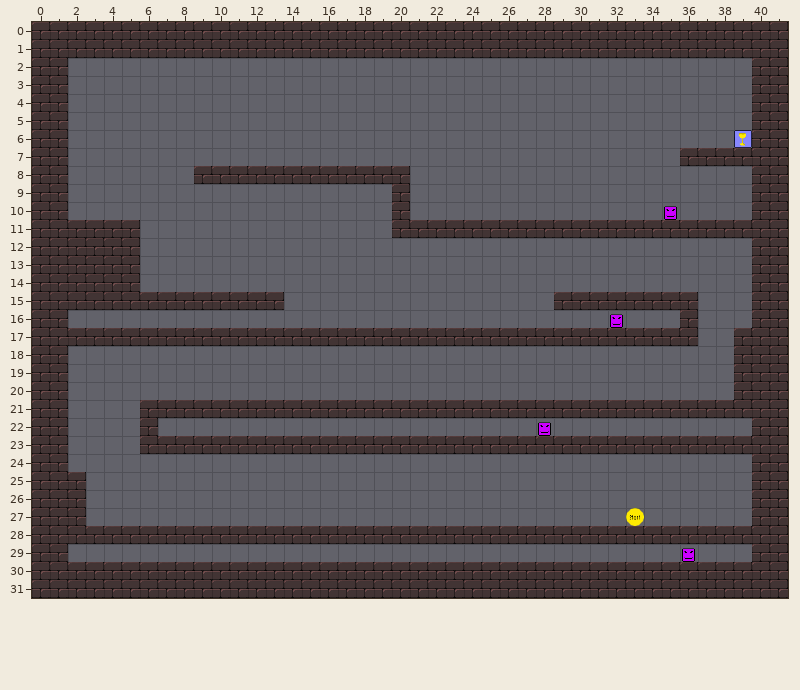
Tiled map -- levelconverter/maps/l3.tmx. Above, as it was before the edit.
Cells are 20x20 px. Shown: x 0..41, y 0..31.
The same view after the edit:
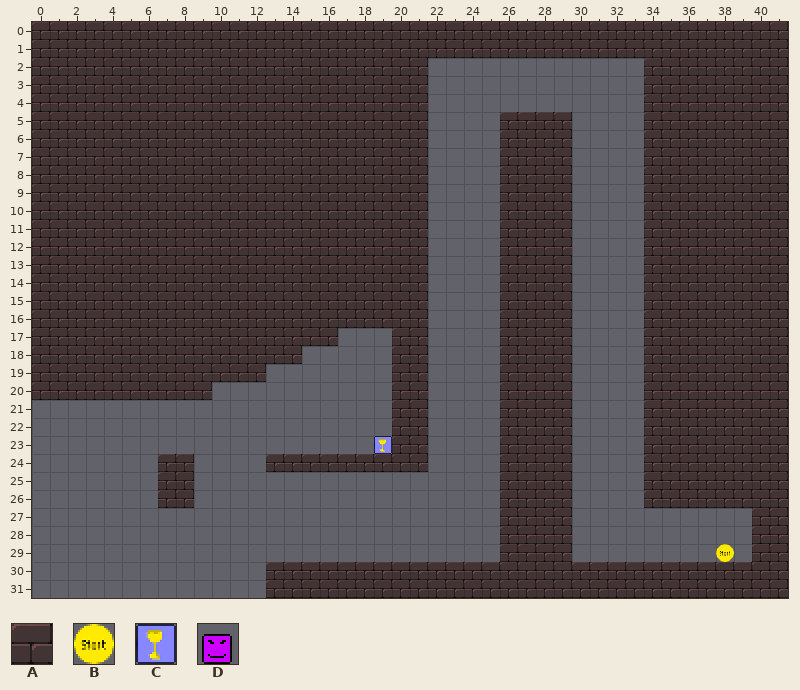
Key: from "tiles1_neu_kleiner": A 7, B 46, C 47, D 49.
_ is an empty cell.
Change:
Layer "bg":
y 2..4: x 2..21 ____________________ -> AAAAAAAAAAAAAAAAAAAA; x 34..39 ______ -> AAAAAA
y 5: x 2..21 ____________________ -> AAAAAAAAAAAAAAAAAAAA; x 26..29 ____ -> AAAA; x 34..39 ______ -> AAAAAA
y 6: x 2..21 ____________________ -> AAAAAAAAAAAAAAAAAAAA; x 26..29 ____ -> AAAA; x 34..39 _____C -> AAAAAA
y 7: x 2..21 ____________________ -> AAAAAAAAAAAAAAAAAAAA; x 26..29 ____ -> AAAA; x 34..35 __ -> AA
y 8: x 2..8 _______ -> AAAAAAA; x 21 _ -> A; x 26..29 ____ -> AAAA; x 34..39 ______ -> AAAAAA
y 9: x 2..19 __________________ -> AAAAAAAAAAAAAAAAAA; x 21 _ -> A; x 26..29 ____ -> AAAA; x 34..39 ______ -> AAAAAA
y 10: x 2..19 __________________ -> AAAAAAAAAAAAAAAAAA; x 21 _ -> A; x 26..29 ____ -> AAAA; x 34..39 _D____ -> AAAAAA
y 11: x 6..19 ______________ -> AAAAAAAAAAAAAA; x 22..25 AAAA -> ____; x 30..33 AAAA -> ____
y 12..14: x 6..21 ________________ -> AAAAAAAAAAAAAAAA; x 26..29 ____ -> AAAA; x 34..39 ______ -> AAAAAA
y 15: x 14..21 ________ -> AAAAAAAA; x 26..28 ___ -> AAA; x 30..33 AAAA -> ____; x 37..39 ___ -> AAA
y 16: x 2..21 ____________________ -> AAAAAAAAAAAAAAAAAAAA; x 26..29 ____ -> AAAA; x 32 D -> _; x 34..35 __ -> AA; x 37..39 ___ -> AAA
y 17: x 17..19 AAA -> ___; x 22..25 AAAA -> ____; x 30..33 AAAA -> ____; x 37..38 __ -> AA
y 18: x 2..14 _____________ -> AAAAAAAAAAAAA; x 20..21 __ -> AA; x 26..29 ____ -> AAAA; x 34..38 _____ -> AAAAA
y 19: x 2..12 ___________ -> AAAAAAAAAAA; x 20..21 __ -> AA; x 26..29 ____ -> AAAA; x 34..38 _____ -> AAAAA
y 20: x 2..9 ________ -> AAAAAAAA; x 20..21 __ -> AA; x 26..29 ____ -> AAAA; x 34..38 _____ -> AAAAA
y 21: x 0..1 AA -> __; x 6..19 AAAAAAAAAAAAAA -> ______________; x 22..25 AAAA -> ____; x 30..33 AAAA -> ____
y 22: x 0..1 AA -> __; x 6 A -> _; x 20..21 __ -> AA; x 26..29 __D_ -> AAAA; x 34..39 ______ -> AAAAAA
y 23: x 0..1 AA -> __; x 6..19 AAAAAAAAAAAAAA -> _____________C; x 22..25 AAAA -> ____; x 30..33 AAAA -> ____
y 24: x 0..1 AA -> __; x 7..8 __ -> AA; x 13..21 _________ -> AAAAAAAAA; x 26..29 ____ -> AAAA; x 34..39 ______ -> AAAAAA
y 25..26: x 0..2 AAA -> ___; x 7..8 __ -> AA; x 26..29 ____ -> AAAA; x 34..39 ______ -> AAAAAA
y 27: x 0..2 AAA -> ___; x 26..29 ____ -> AAAA; x 33 B -> _
y 28: x 0..25 AAAAAAAAAAAAAAAAAAAAAAAAAA -> __________________________; x 30..39 AAAAAAAAAA -> __________
y 29: x 0..1 AA -> __; x 26..29 ____ -> AAAA; x 36 D -> _; x 38 _ -> B
y 30..31: x 0..12 AAAAAAAAAAAAA -> _____________
Pixel boxes of the changes (left, top, right, bottom) in both pictures:
changed: (32, 58, 752, 598)
